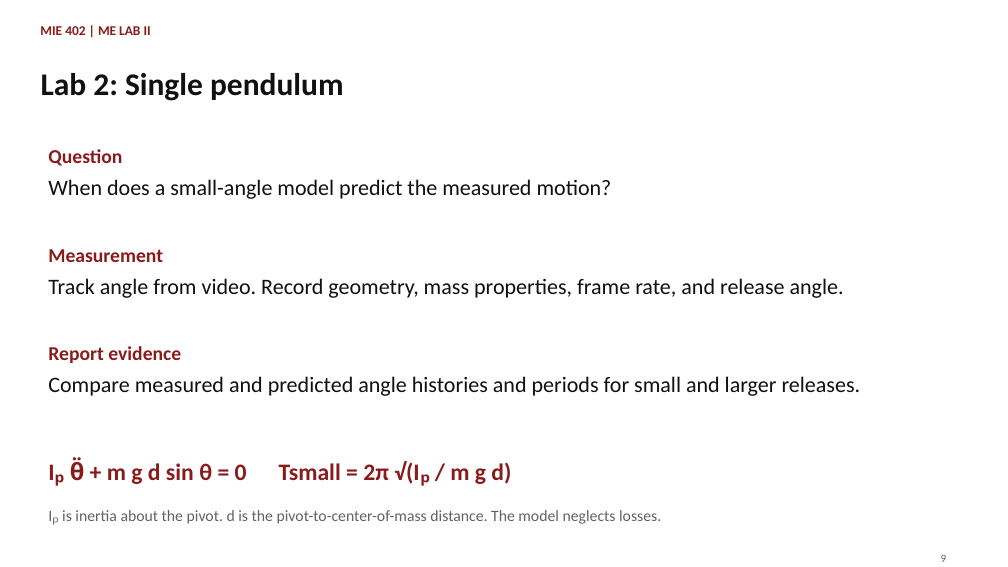
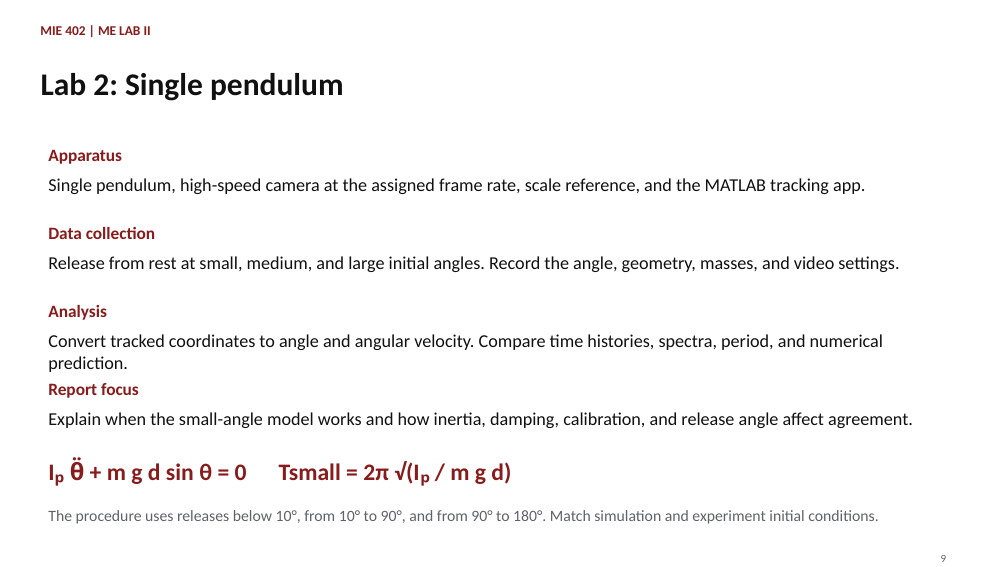
Before and after one commit to Ehsan-Roohi/MIE402-Lab, a slide deck: slide 9 of site/docs/MIE402_Lecture01_Report_Writing_Fall2026_v1.pptx. Drawn at 1008x567 pixels with LibreOffice and Linux fonts; fonts in the diff are those of the drawing. Boxes give left, top, right and bottom in pixels: in the first picture for what was removed or moved away, otherwise in the second. Text is boxed around its words. In the diff, an @@ line names an element or a change of style, - is before the commit and + after.

Commit message:
Expand six experiment introductions in Lecture 01

```diff
--- a/site/docs/MIE402_Lecture01_Report_Writing_Fall2026_v1.pptx
+++ b/site/docs/MIE402_Lecture01_Report_Writing_Fall2026_v1.pptx
@@ text at bbox=[48, 149, 122, 164]: text changed; size 18.8 to 16.5 pt @@
-Question
+Apparatus
@@ text removed at bbox=[48, 179, 612, 199] @@
-When does a small-angle model predict the measured motion?
@@ text added at bbox=[48, 178, 865, 194], 17.2 pt, text #111111 @@
+Single pendulum, high-speed camera at the assigned frame rate, scale reference, and the MATLAB tracking app.
@@ text added at bbox=[48, 227, 155, 239], 16.5 pt, text #881C1C, bold @@
+Data collection
@@ text removed at bbox=[48, 249, 163, 262] @@
-Measurement
@@ text added at bbox=[48, 256, 899, 272], 17.2 pt, text #111111 @@
+Release from rest at small, medium, and large initial angles. Record the angle, geometry, masses, and video settings.
@@ text removed at bbox=[48, 278, 844, 298] @@
-Track angle from video. Record geometry, mass properties, frame rate, and release angle.
@@ text added at bbox=[48, 305, 107, 320], 16.5 pt, text #881C1C, bold @@
+Analysis
@@ text added at bbox=[48, 334, 883, 372], 17.2 pt, text #111111 @@
+Convert tracked coordinates to angle and angular velocity. Compare time histories, spectra, period, and numerical prediction.
@@ text at bbox=[48, 383, 139, 398]: text changed; size 18.8 to 16.5 pt @@
-Report evidence
+Report focus
@@ text removed at bbox=[48, 376, 861, 396] @@
-Compare measured and predicted angle histories and periods for small and larger releases.
@@ text added at bbox=[48, 412, 913, 428], 17.2 pt, text #111111 @@
+Explain when the small-angle model works and how inertia, damping, calibration, and release angle affect agreement.
@@ text at bbox=[48, 510, 878, 524]: text changed @@
-Iₚ is inertia about the pivot. d is the pivot-to-center-of-mass distance. The model neglects losses.
+The procedure uses releases below 10°, from 10° to 90°, and from 90° to 180°. Match simulation and experiment initial conditions.
```
Also in this commit, not shown: 7 other slides changed, 3 other files.
